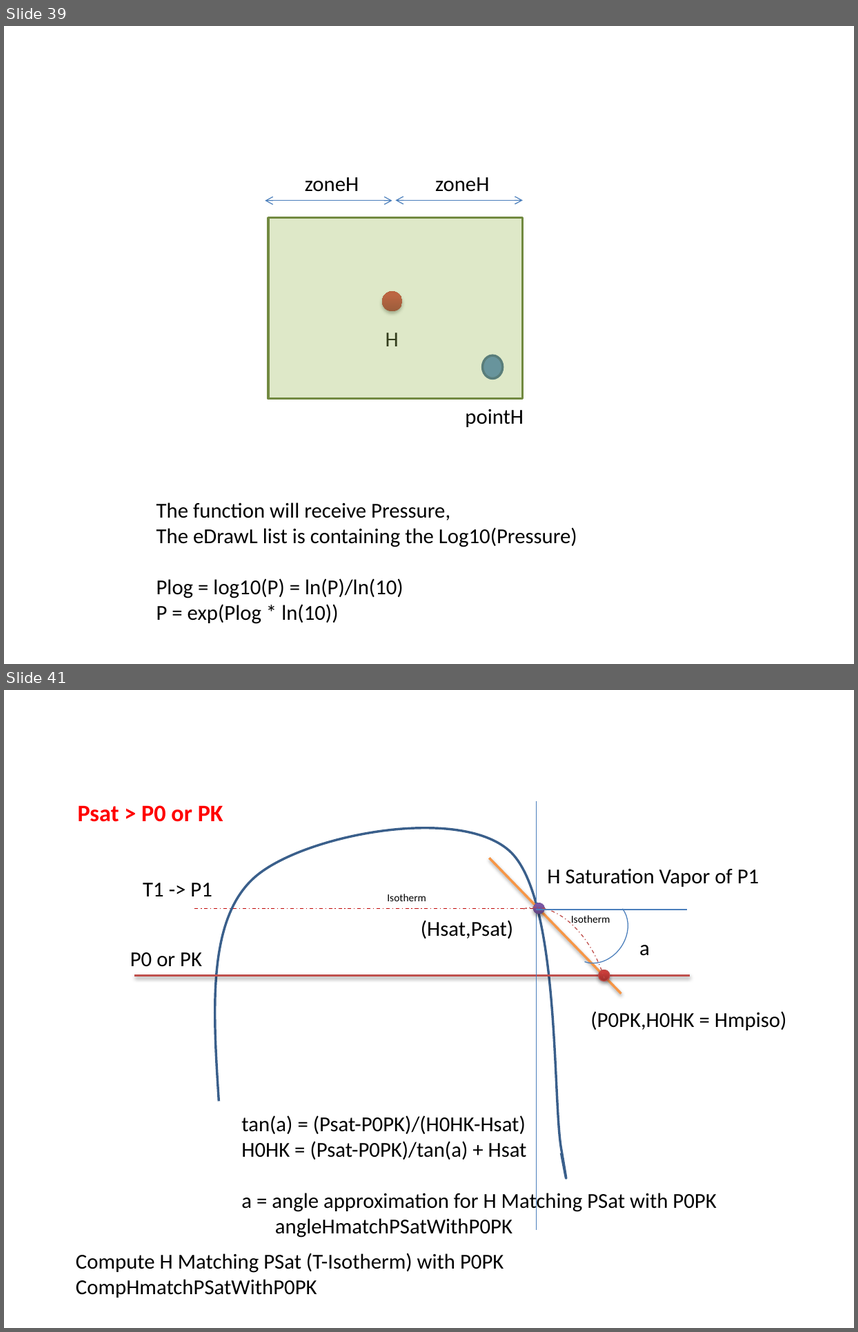
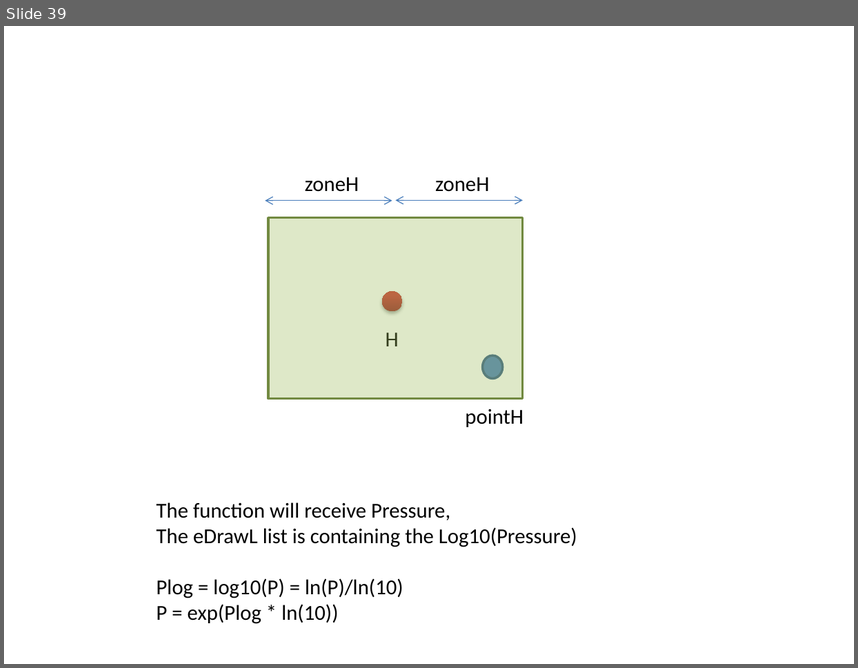
Before and after one commit to ckl67/PAC-Tool, a slide deck: blob/img/Maxima/conversion.pptx. Shown one above the other, each under a label of ours: slides 39 and 41 before the commit, slide 39 after it; the slides between them are not shown. The pictures are 858x1332 and 858x668 pixels, drawn with LibreOffice and Linux fonts; fonts in the diff are those of the drawing. Boxes give left, top, right and bottom in pixels: in the first picture for what was removed or moved away, otherwise in the second. Text is boxed around its words. In the diff, an @@ line names an element or a change of style, - is before the commit and + after.

```diff
--- a/blob/img/Maxima/conversion.pptx
+++ b/blob/img/Maxima/conversion.pptx
@@ slide 41 removed at [4, 690, 854, 1328], background #FFFFFF @@
@@ text removed at [78, 805, 223, 822] @@
-Psat > P0 or PK
@@ line removed from (536, 801) to (536, 1230) @@
@@ freeform shape removed at [215, 828, 566, 1178] @@
@@ line removed from (489, 858) to (621, 994) @@
@@ text removed at [547, 868, 759, 887] @@
-H Saturation Vapor of P1
@@ text removed at [143, 883, 212, 896] @@
-T1 -> P1
@@ text removed at [387, 894, 426, 901] @@
-Isotherm
@@ arc (boxed as its full ellipse) removed at [470, 891, 632, 1097] @@
@@ arc (boxed as its full ellipse) removed at [557, 889, 640, 975] @@
@@ line removed from (194, 909) to (539, 909) @@
@@ ellipse removed at [534, 903, 545, 914] @@
@@ line removed from (536, 909) to (688, 909) @@
@@ text removed at [571, 915, 611, 925] @@
-Isotherm
@@ text removed at [421, 920, 514, 938] @@
-(Hsat,Psat)
@@ text removed at [130, 952, 202, 967] @@
-P0 or PK
@@ text removed at [639, 945, 650, 956] @@
-a
@@ line removed from (135, 976) to (690, 976) @@
@@ ellipse removed at [598, 969, 609, 980] @@
@@ text removed at [590, 1011, 787, 1030] @@
-(P0PK,H0HK = Hmpiso)
@@ text removed at [241, 1115, 716, 1237] @@
-tan(a) = (Psat-P0PK)/(H0HK-Hsat)
-H0HK = (Psat-P0PK)/tan(a) + Hsat
-a = angle approximation for H Matching PSat with P0PK
-angleHmatchPSatWithP0PK
@@ text removed at [76, 1252, 504, 1297] @@
-Compute H Matching PSat (T-Isotherm) with P0PK
-CompHmatchPSatWithP0PK
```
Also in this commit, not shown: 3 other slides removed, 13 other files.
